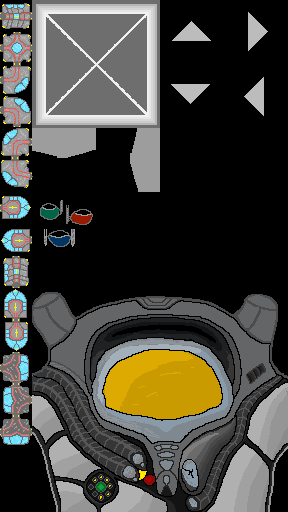
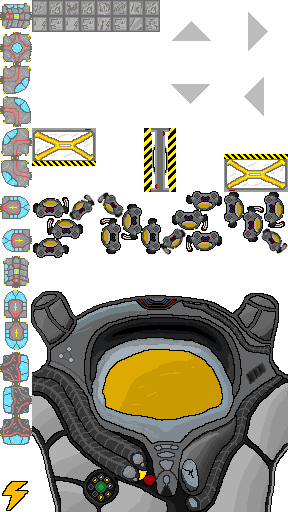
Comparing the layer stacks of the two (288, 512) images. Changes:
removed layer "Copy of Layer 15(pasted)" (1st of 2) over left=64, top=0, right=288, bottom=256
removed layer "Copy of Layer 15(pasted)" (2nd of 2) over left=64, top=0, right=288, bottom=256
removed layer "Layer 15(pasted)" over left=128, top=0, right=288, bottom=192
removed layer "controls" over left=128, top=0, right=256, bottom=128
removed layer "marine lead head" over left=0, top=192, right=288, bottom=512
removed layer "marines" over left=0, top=192, right=128, bottom=256
removed layer "Copy of exits" over left=0, top=64, right=127, bottom=192
removed layer "exits" over left=0, top=64, right=256, bottom=320
removed layer "block" over left=0, top=0, right=192, bottom=448
added layer "controls Merged" above "marine lead head Merged" over left=0, top=0, right=288, bottom=512
added layer "marine lead head Merged" above "marines Merged" over left=0, top=192, right=288, bottom=512
added layer "marines Merged" above "Power" over left=0, top=64, right=288, bottom=384
added layer "Power" above "Copy of exits Merged" over left=0, top=0, right=288, bottom=512
added layer "Copy of exits Merged" above "exits Merged" over left=64, top=64, right=288, bottom=256
added layer "exits Merged" above "block Merged" over left=0, top=0, right=288, bottom=512
added layer "block Merged" above "Layer 8(pasted) Merged" over left=0, top=0, right=256, bottom=448
painted on "Layer 8(pasted) Merged" over left=0, top=0, right=64, bottom=256
hid "Layer 1", painted on it over left=0, top=0, right=288, bottom=512
